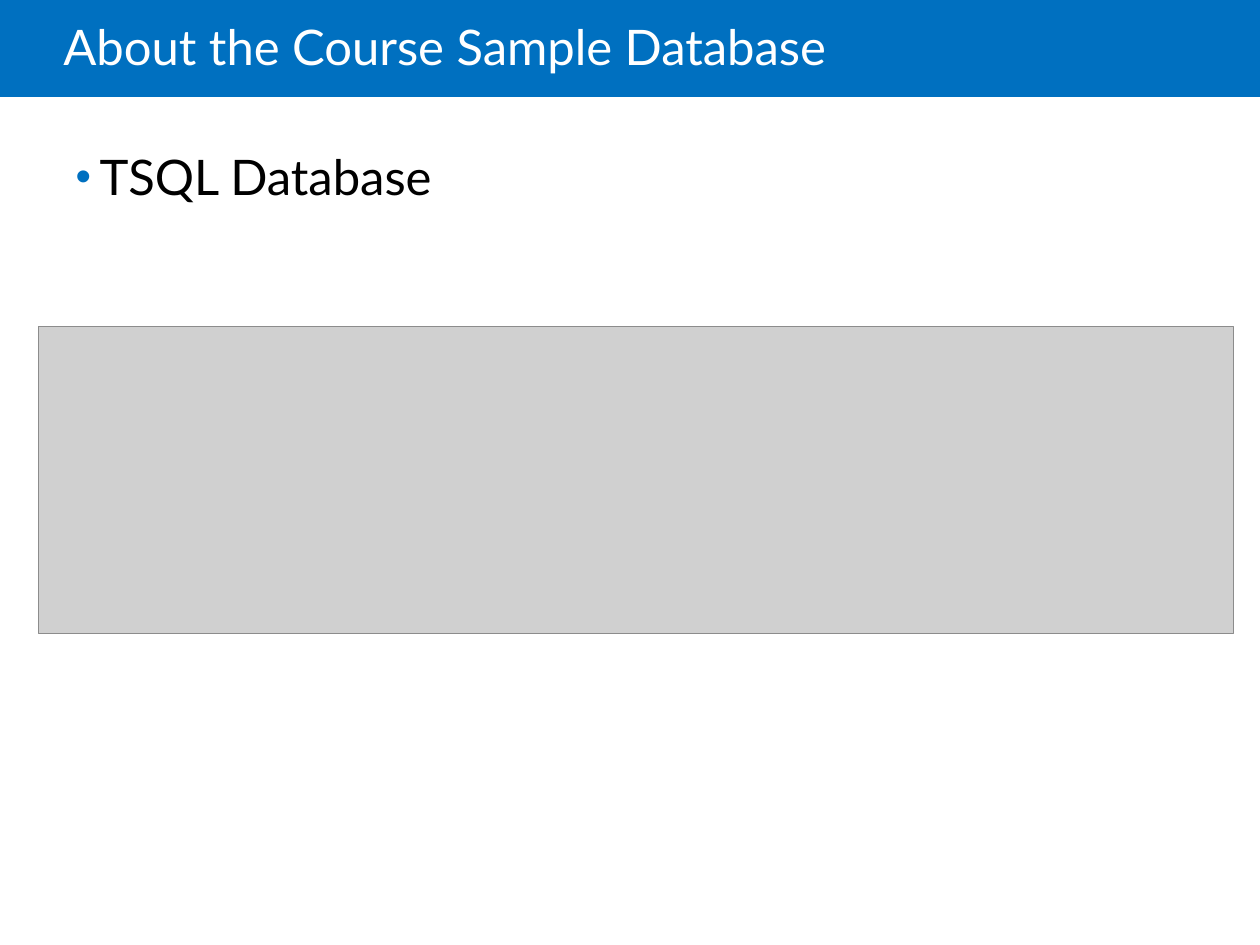
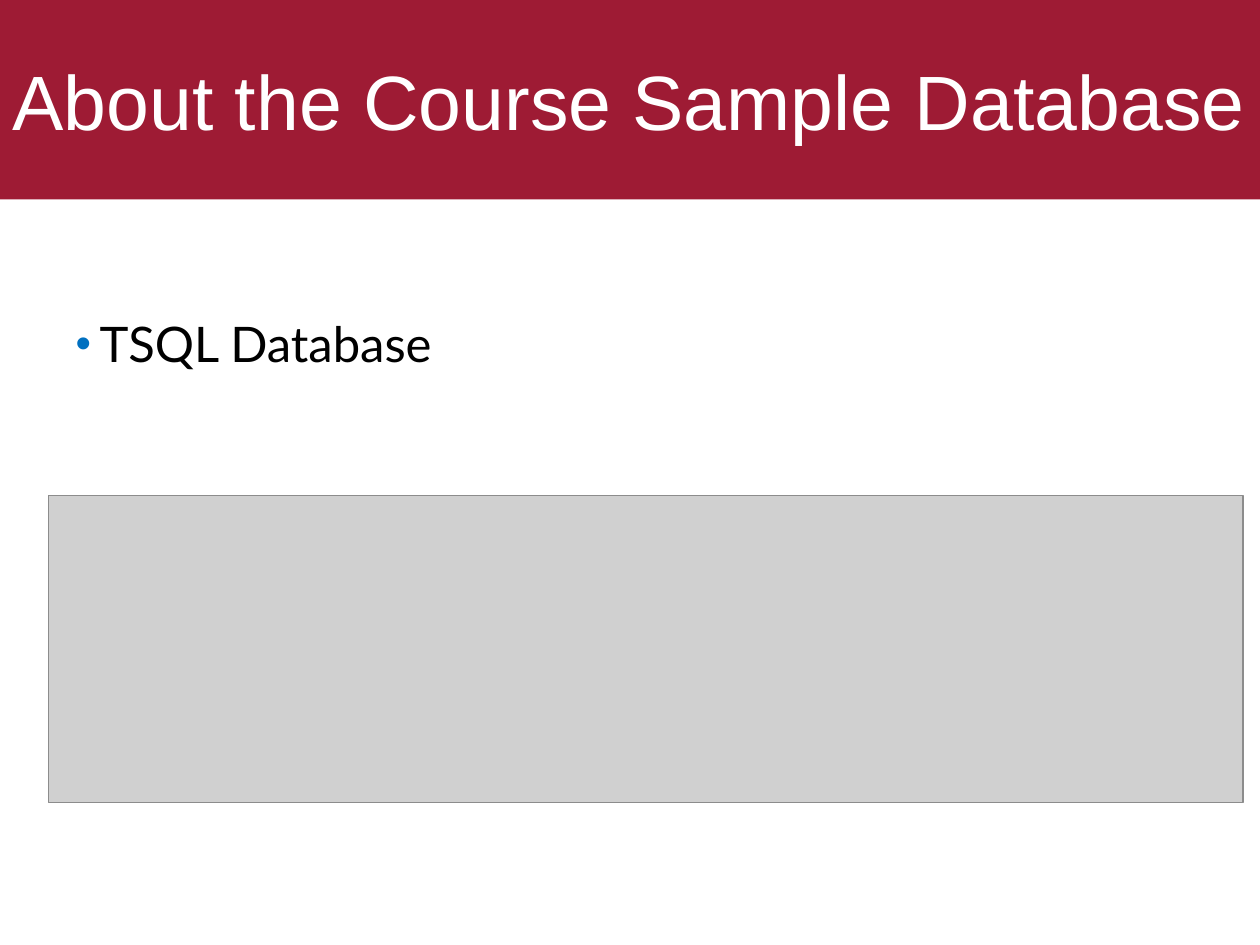
Before and after one commit to ekof-dss/teaching-samples-2021-22, a slide deck: slide 5 of presentations/05-03-ms-sql-server.ppt. Drawn at 1260x945 pixels with LibreOffice and Linux fonts; fonts in the diff are those of the drawing; grey boxes stand for pictures. Boxes give left, top, right and bottom in pixels: in the first picture for what was removed or moved away, otherwise in the second. Text is boxed around its words. In the diff, an @@ line names an element or a change of style, - is before the commit and + after.

```diff
--- a/presentations/05-03-ms-sql-server.ppt
+++ b/presentations/05-03-ms-sql-server.ppt
@@ title "About the Course Sample Database": place and size @@
-title "About the Course Sample Database" at [63, 29, 826, 74]
+title "About the Course Sample Database" at [0, 0, 1260, 199]
@@ title "About the Course Sample Database" at [0, 0, 1260, 199]: size 28 to 44 pt, font Lato to Arial; line spacing 0.85 to 1; fill none to #9E1B34 @@
@@ rectangle removed at [0, 0, 1260, 97] @@
@@ text "TSQL Database": place and size @@
-text "TSQL Database" at [100, 159, 431, 203]
+text "TSQL Database" at [100, 326, 431, 370]
@@ picture: place and size @@
-picture at [39, 326, 1234, 634]
+picture at [48, 495, 1242, 803]
```
Also in this commit, not shown: 14 other slides changed, 2 slides added, 8 slides removed, 23 other files.
